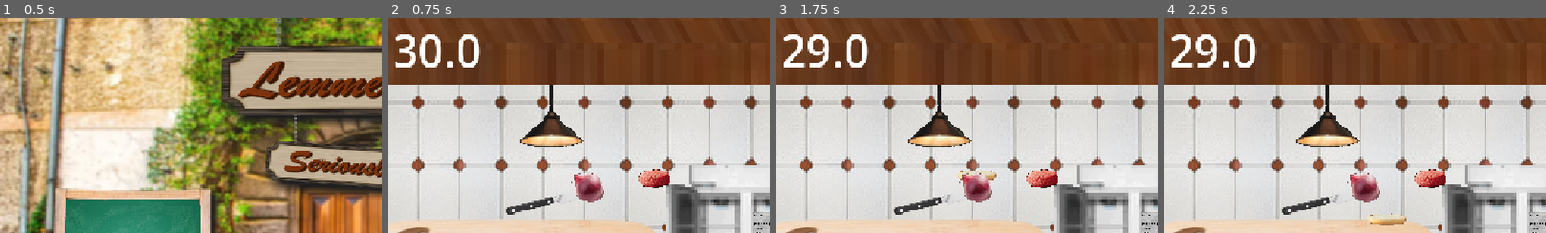
Above: before the commit, frames 1-4 (left to right).
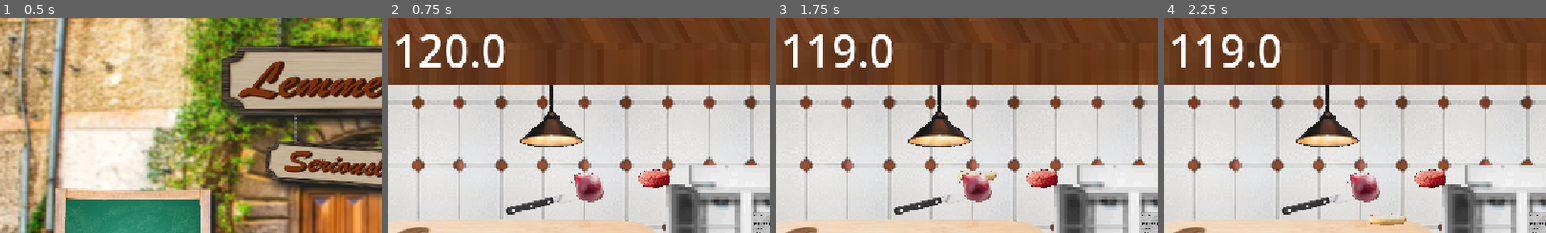
Above: after the commit, the same moments.

Repository: GrossKahn/lemme-cook
Game: Godot game, scene res://scenes/ui/menu.tscn
The game is run twice, just before and just after one commit, with the same random seed, the same clock (stepped at 60 frames per second) and the same inputs.
Inputs (mouse positions are % of the whole screen's width and height, from its top left):
- Up to frame 1 (0.5 s): no input
- Up to frame 2 (0.75 s): click "Start" at 0.5 s
- Up to frame 3 (1.75 s): tap Enter at 1.25 s; drag from (24, 65) to (24, 35) at 1.27 s
- Up to frame 4 (2.25 s): tap Space at 2 s; drag from (24, 35) to (33, 65) at 2.02 s
The pictures show only the part of the screen within x 0-50%, y 0-50%; the shares and areas given below are measured in that part.

Frame 1 is identical in both runs. In frame 2, 2.3% of the frame differs, in the area x 2-31%, y 7-24%; in frame 3, 2.4%; in frame 4, 2.4%.

Commit message:
fix lowpass by using pitch

Diff:
--- a/scenes/Main.tscn
+++ b/scenes/Main.tscn
@@ -171,12 +171,14 @@
 autostart = true
 
 [node name="Timer" type="Timer" parent="GameManager" unique_id=80365269]
-wait_time = 30.0
+wait_time = 120.0
 one_shot = true
 autostart = true
 
 [node name="AudioGameTheme" type="AudioStreamPlayer" parent="." unique_id=2109573737]
 stream = ExtResource("15_0i0ei")
+volume_db = -23.524
+autoplay = true
 
 [node name="SubmissionArea" type="Area2D" parent="." unique_id=221692160]
 position = Vector2(-22, 22)
--- a/scenes/dishContainer.tscn
+++ b/scenes/dishContainer.tscn
@@ -19,16 +19,19 @@
 
 [node name="AudioPickUp" type="AudioStreamPlayer2D" parent="." unique_id=1138984731]
 stream = ExtResource("2_ff1mh")
+volume_db = -30.0
 
 [node name="AudioLeaveItem" type="AudioStreamPlayer2D" parent="." unique_id=285318930]
 stream = ExtResource("3_7l3j8")
+volume_db = -30.0
 
 [node name="AudioSizzling" type="AudioStreamPlayer2D" parent="." unique_id=1785097454]
 stream = ExtResource("4_mi2rb")
-volume_db = 12.0
+volume_db = -30.0
 
 [node name="AudioOvenEnd" type="AudioStreamPlayer2D" parent="." unique_id=1251702202]
 stream = ExtResource("5_hkfc5")
+volume_db = -30.0
 
 [connection signal="area_entered" from="DishContainerArea" to="." method="_on_dish_container_area_area_entered"]
 [connection signal="area_exited" from="DishContainerArea" to="." method="_on_dish_container_area_area_exited"]
--- a/scenes/ingredient.tscn
+++ b/scenes/ingredient.tscn
@@ -18,7 +18,8 @@
 
 [node name="AudioPickUp" type="AudioStreamPlayer2D" parent="." unique_id=1639477094]
 stream = ExtResource("2_mh66k")
+volume_db = -30.0
 
 [node name="AudioLeaveItem" type="AudioStreamPlayer2D" parent="." unique_id=386186607]
 stream = SubResource("AudioStreamMP3_ssx0k")
-volume_db = -24.466
+volume_db = -30.0
--- a/scenes/kitchen.tscn
+++ b/scenes/kitchen.tscn
@@ -31,6 +31,7 @@
 
 [node name="AudioHum" type="AudioStreamPlayer2D" parent="." unique_id=756945986]
 stream = ExtResource("3_v3ycp")
+volume_db = -5.0
 autoplay = true
 
 [node name="AudioOpenClose" type="AudioStreamPlayer2D" parent="." unique_id=835978600]
--- a/scenes/knife.gd
+++ b/scenes/knife.gd
@@ -47,6 +47,7 @@
 	if event is InputEventMouseButton:
 		if event.button_index == MOUSE_BUTTON_RIGHT and event.pressed:
 			if _dragging:
-				_audio_leave_item.play()
+				#_audio_leave_item.play()
+				pass
 			_dragging = false
 # --- Debug Methods ---
--- a/scenes/knife.tscn
+++ b/scenes/knife.tscn
@@ -22,6 +22,8 @@
 
 [node name="AudioPickUp" type="AudioStreamPlayer2D" parent="." unique_id=1976203821]
 stream = ExtResource("3_12os6")
+volume_db = -30.0
 
 [node name="AudioLeaveItem" type="AudioStreamPlayer2D" parent="." unique_id=1428942753]
 stream = ExtResource("4_vt5to")
+volume_db = -30.0
--- a/scenes/stove.tscn
+++ b/scenes/stove.tscn
@@ -12,3 +12,4 @@
 
 [node name="AudioOvenOpening" type="AudioStreamPlayer2D" parent="." unique_id=509665151]
 stream = ExtResource("3_xnmid")
+volume_db = -30.0
--- a/scripts/DishContainer.gd
+++ b/scripts/DishContainer.gd
@@ -135,7 +135,7 @@
 					updateTasteValues(ingredient)
 
 					print("Ingredient eingesammelt:", ingredient.id)
-					_audio_leave_item.play()
+					#_audio_leave_item.play()
 					print(ingredients)
 
 
@@ -150,7 +150,8 @@
 	if event is InputEventMouseButton:
 		if event.button_index == MOUSE_BUTTON_LEFT and not event.pressed:
 			if _dragging:
-				_audio_leave_item.play()
+				#_audio_leave_item.play()
+				pass
 			_dragging = false
 
 func set_size(width: float, height: float) -> void:
--- a/scripts/kitchen.gd
+++ b/scripts/kitchen.gd
@@ -46,6 +46,7 @@
 			$AudioOpenClose.stream = _FRIDGE_CLOSE_SOUND
 			$AudioOpenClose.play()
 			_lowpass_filter.cutoff_hz=20000
+			$AudioHum.pitch_scale = 1
 			_is_open = false
 			var areas = $IsInFridgeArea.get_overlapping_areas()
 			for area in areas:
@@ -59,6 +60,7 @@
 			$AudioOpenClose.stream = _FRIDGE_OPEN_SOUND
 			$AudioOpenClose.play()
 			_lowpass_filter.cutoff_hz=600
+			$AudioHum.pitch_scale = 0.9
 			_is_open = true
 			var areas = $IsInFridgeArea.get_overlapping_areas()
 			for area in areas:
Not shown: 1 places in scenes/dishContainer.tscn that only renumber resources
Not shown: 1 places in scenes/knife.tscn that only renumber resources
Not shown: 1 places in scenes/stove.tscn that only renumber resources
